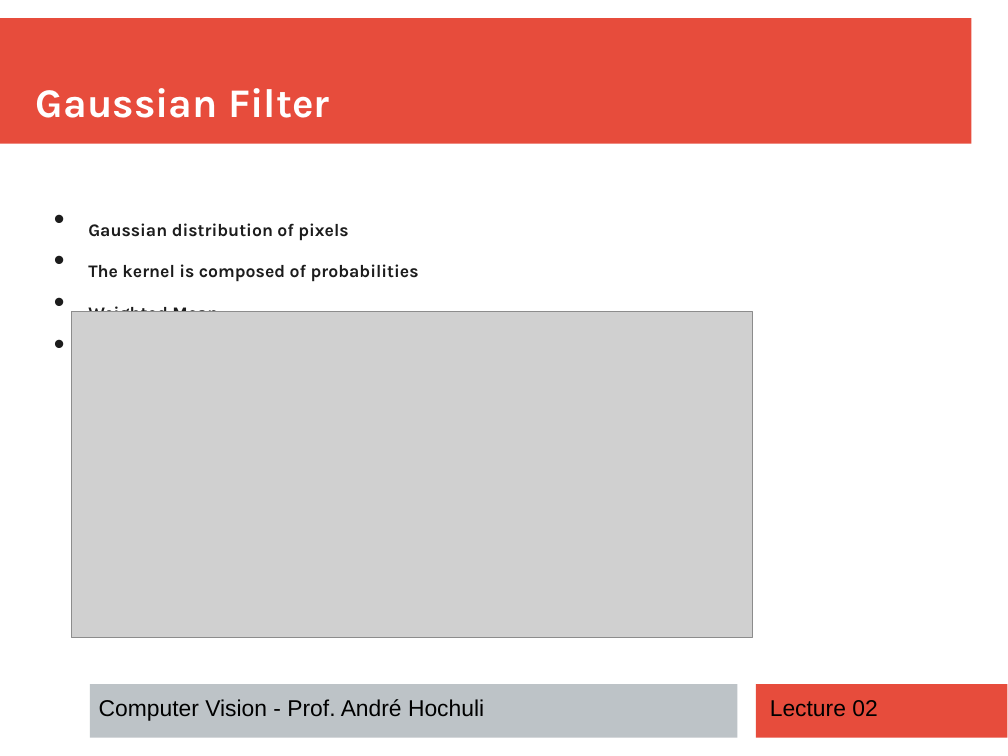
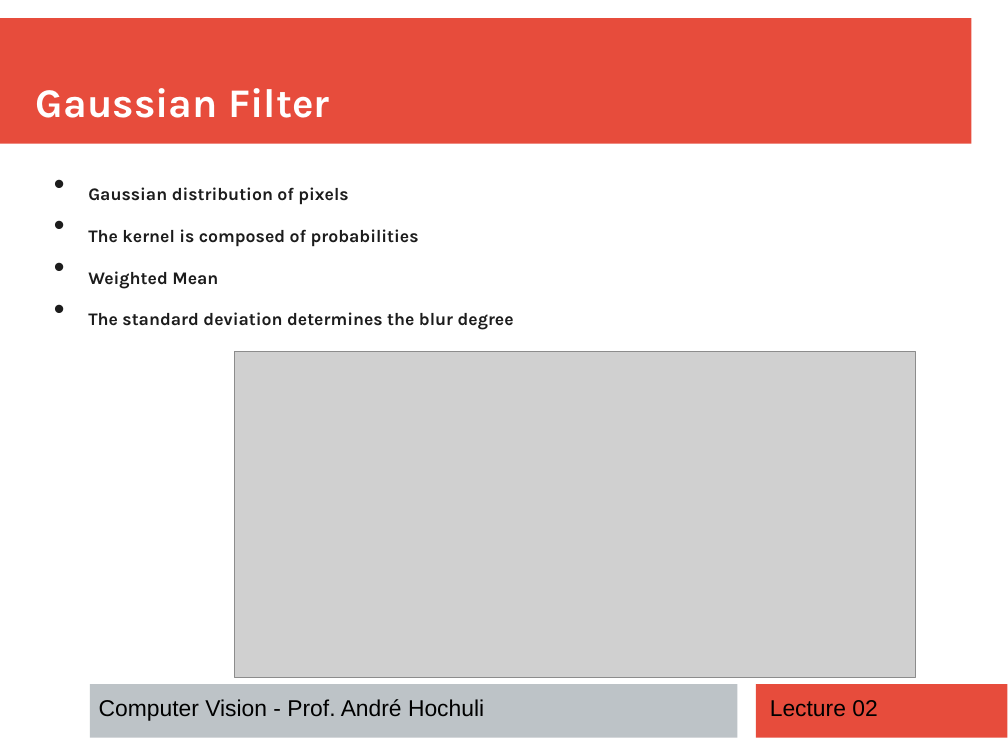
Before and after one commit to andrehochuli/teaching, a slide deck: slide 10 of ComputerVision/Lecture 02 - Image Filtering/Lecture 02 - Image Filtering.pptx (slide 7 before the commit). Drawn at 1008x756 pixels with LibreOffice and Linux fonts; fonts in the diff are those of the drawing; grey boxes stand for pictures. Boxes give left, top, right and bottom in pixels: in the first picture for what was removed or moved away, otherwise in the second. Text is boxed around its words. In the diff, an @@ line names an element or a change of style, - is before the commit and + after.

```diff
--- a/ComputerVision/Lecture 02 - Image Filtering/Lecture 02 - Image Filtering.pptx
+++ b/ComputerVision/Lecture 02 - Image Filtering/Lecture 02 - Image Filtering.pptx
@@ text "Gaussian distribution of pixels" rewrapped from (88, 223, 419, 312) to (88, 187, 514, 330) @@
@@ picture: place and size @@
-picture at (71, 311, 753, 637)
+picture at (234, 351, 916, 677)
```
Also in this commit, not shown: 5 other slides changed, 3 slides added, 2 other files.
